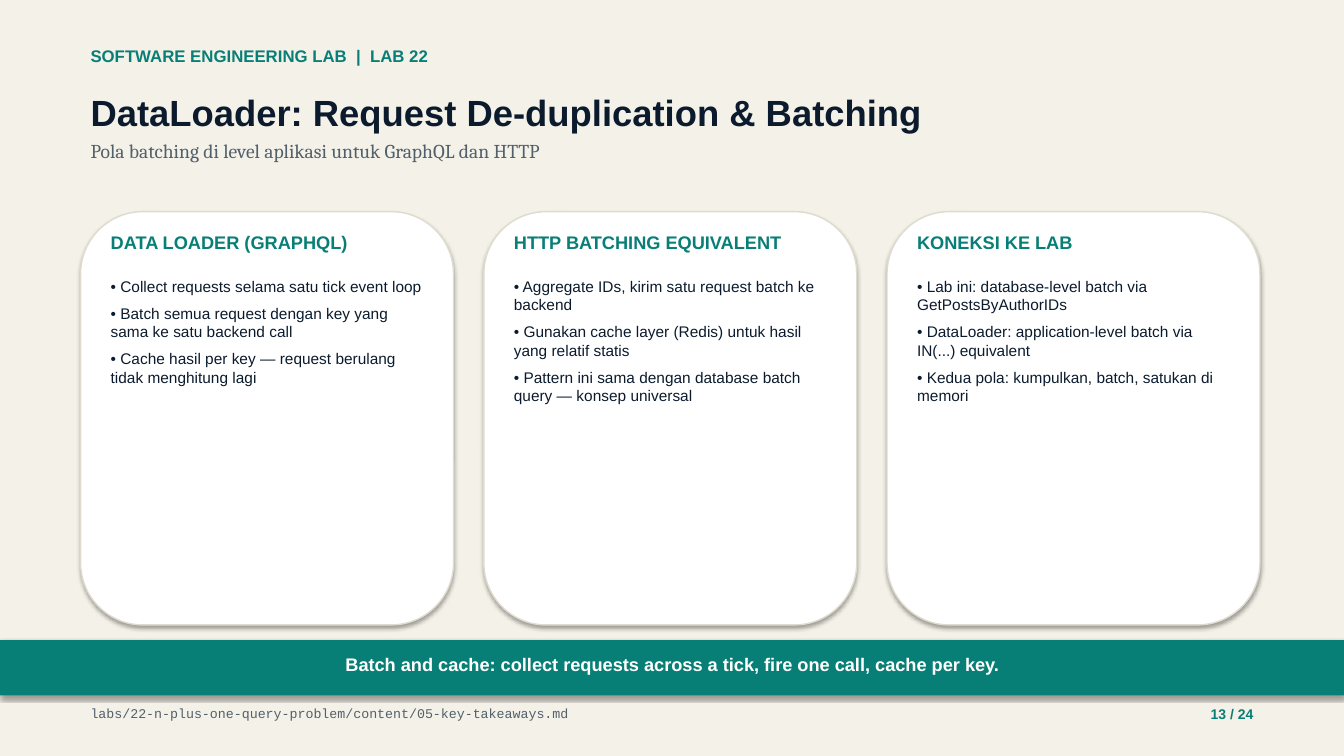
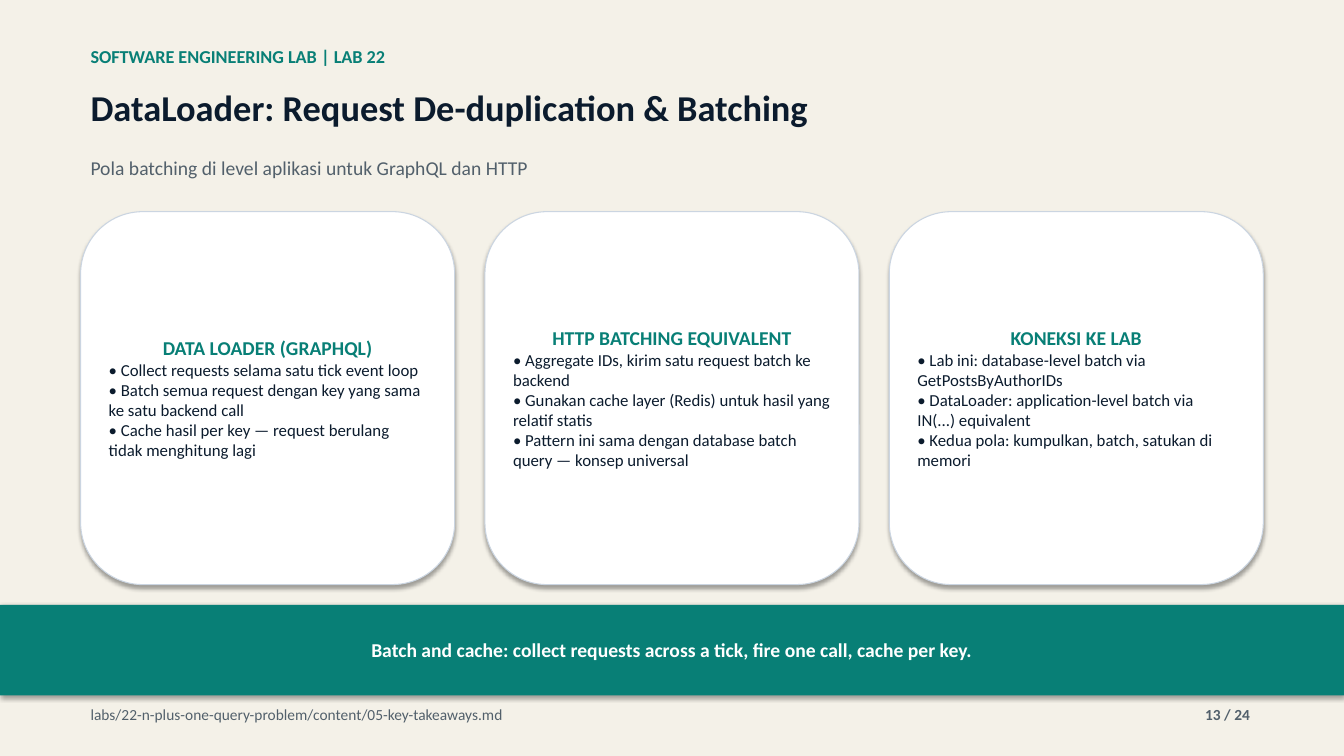
Before and after one commit to lukman-ss/software-engineering-lab, a slide deck: slide 13 of labs/22-n-plus-one-query-problem/result/linkedin/lab-22-n-plus-one-query-problem-carousel.pptx. Drawn at 1344x756 pixels with LibreOffice and Linux fonts; fonts in the diff are those of the drawing. Boxes give left, top, right and bottom in pixels: in the first picture for what was removed or moved away, otherwise in the second. Text is boxed around its words. In the diff, an @@ line names an element or a change of style, - is before the commit and + after.

Commit message:
feat(22-n-plus-one-query-problem): save and integrate content_def.py publication builder

```diff
--- a/labs/22-n-plus-one-query-problem/result/linkedin/lab-22-n-plus-one-query-problem-carousel.pptx
+++ b/labs/22-n-plus-one-query-problem/result/linkedin/lab-22-n-plus-one-query-problem-carousel.pptx
@@ text "SOFTWARE ENGINEERING LAB | LAB ..." at bbox=[91, 51, 385, 63]: size 12 to 13 pt, font Arial to Calibri @@
@@ text "DataLoader: Request De-duplication & Batching" at bbox=[91, 95, 808, 127]: font Arial to Calibri @@
@@ text at bbox=[91, 144, 540, 162]: paragraph removed @@
-Pola batching di level aplikasi untuk GraphQL dan HTTP
@@ text added at bbox=[91, 161, 528, 179], 14 pt, text #52606B @@
+Pola batching di level aplikasi untuk GraphQL dan HTTP
@@ rounded rectangle "DATA LOADER (GRAPHQL)": place and size @@
-rounded rectangle "DATA LOADER (GRAPHQL)" at bbox=[111, 281, 421, 386]
+rounded rectangle "DATA LOADER (GRAPHQL)" at bbox=[81, 212, 455, 585]
@@ rounded rectangle removed at bbox=[81, 212, 454, 625] @@
@@ text removed at bbox=[111, 235, 347, 253] @@
-DATA LOADER (GRAPHQL)
@@ rounded rectangle removed at bbox=[484, 212, 857, 625] @@
@@ rounded rectangle "HTTP BATCHING EQUIVALENT": place and size @@
-rounded rectangle "HTTP BATCHING EQUIVALENT" at bbox=[514, 281, 814, 405]
+rounded rectangle "HTTP BATCHING EQUIVALENT" at bbox=[485, 212, 859, 585]
@@ text removed at bbox=[514, 236, 782, 253] @@
-HTTP BATCHING EQUIVALENT
@@ rounded rectangle removed at bbox=[887, 212, 1260, 625] @@
@@ vertical alignment top to middle; fill none to #FFFFFF; outline none to #CBD5E1 0.75 pt; shadow on in 3 elements at bbox=[81, 212, 455, 585], bbox=[485, 212, 859, 585], bbox=[889, 212, 1263, 585] @@
@@ rounded rectangle "KONEKSI KE LAB": place and size @@
-rounded rectangle "KONEKSI KE LAB" at bbox=[917, 281, 1213, 401]
+rounded rectangle "KONEKSI KE LAB" at bbox=[889, 212, 1263, 585]
@@ text removed at bbox=[917, 236, 1072, 249] @@
-KONEKSI KE LAB
@@ text in rounded rectangle at bbox=[163, 340, 372, 358]: paragraph added @@
+DATA LOADER (GRAPHQL)
@@ text in rounded rectangle at bbox=[513, 354, 830, 469]: size 11 to 12 pt, font Arial to Calibri in "• Aggregate IDs, kirim satu request batch ...", "• Gunakan cache layer (Redis) untuk hasil ...", "• Pattern ini sama dengan database batch ..."; less space between paragraphs @@
@@ text in rounded rectangle at bbox=[552, 332, 792, 348]: paragraph added @@
+HTTP BATCHING EQUIVALENT
@@ text in rounded rectangle at bbox=[917, 354, 1213, 466]: size 11 to 12 pt, font Arial to Calibri; less space between paragraphs @@
@@ text in rounded rectangle at bbox=[1011, 332, 1142, 345]: paragraph added @@
+KONEKSI KE LAB
@@ text in rounded rectangle at bbox=[109, 364, 420, 459]: size 11 to 12 pt, font Arial to Calibri in "• Collect requests selama satu tick event ...", "• Batch semua request dengan key yang ...", "• Cache hasil per key — request ..."; less space between paragraphs @@
@@ rectangle "Batch and cache: collect requests ...": place and size @@
-rectangle "Batch and cache: collect requests ..." at bbox=[345, 657, 999, 675]
+rectangle "Batch and cache: collect requests ..." at bbox=[0, 605, 1344, 696]
@@ rectangle "Batch and cache: collect requests ..." at bbox=[0, 605, 1344, 696]: size 13 to 14 pt, font Arial to Calibri; vertical alignment top to middle; fill none to #087F76; shadow on @@
@@ rectangle removed at bbox=[0, 640, 1344, 696] @@
@@ text "labs/22-n-plus-one-query-problem/content/05-key-takeaways.md" at bbox=[91, 709, 503, 723]: size 9.5 to 11 pt, font Courier New to Calibri @@
@@ text "13 / 24" at bbox=[1205, 710, 1250, 720]: size 10 to 11 pt, font Arial to Calibri, text colour #087F76 to #52606B @@
```
Also in this commit, not shown: 23 other slides changed, 4 other files.
